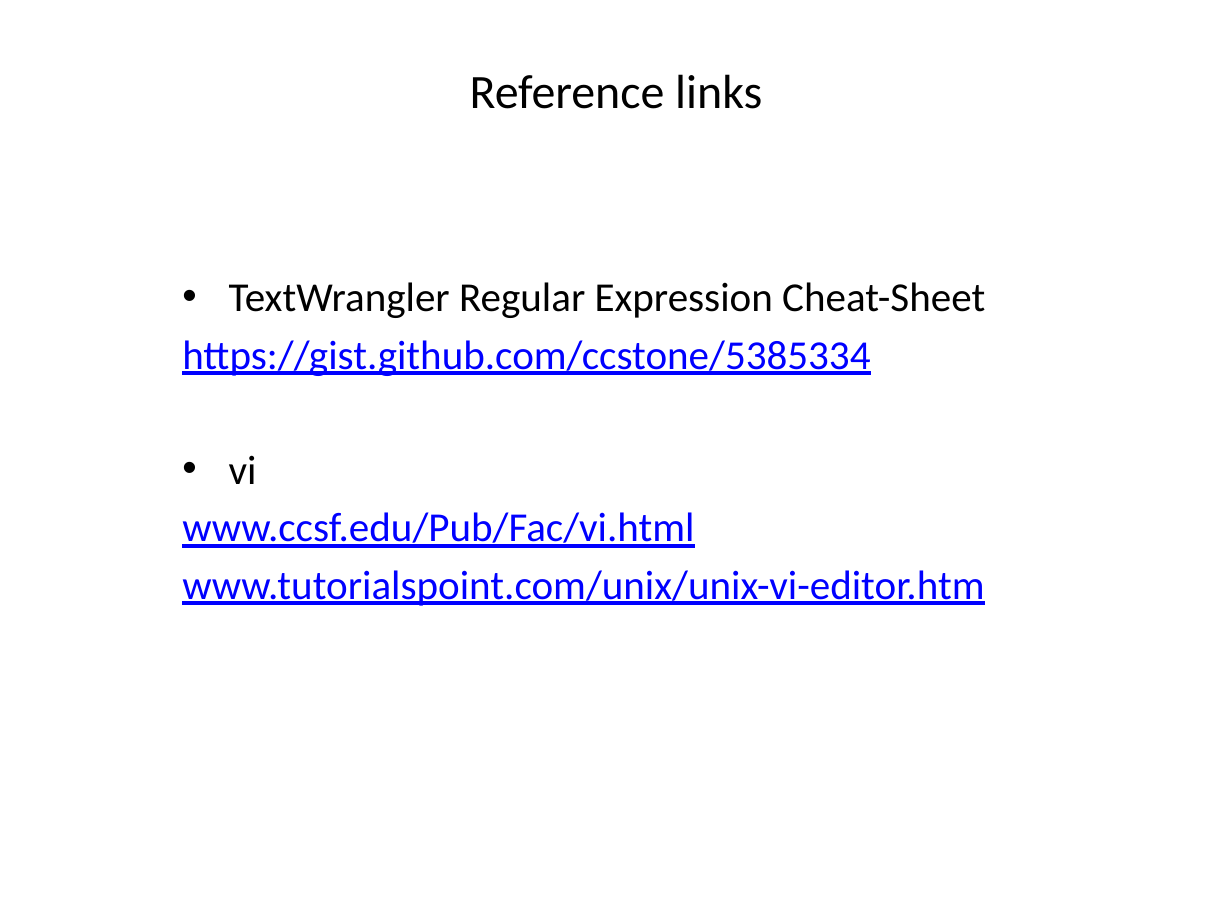
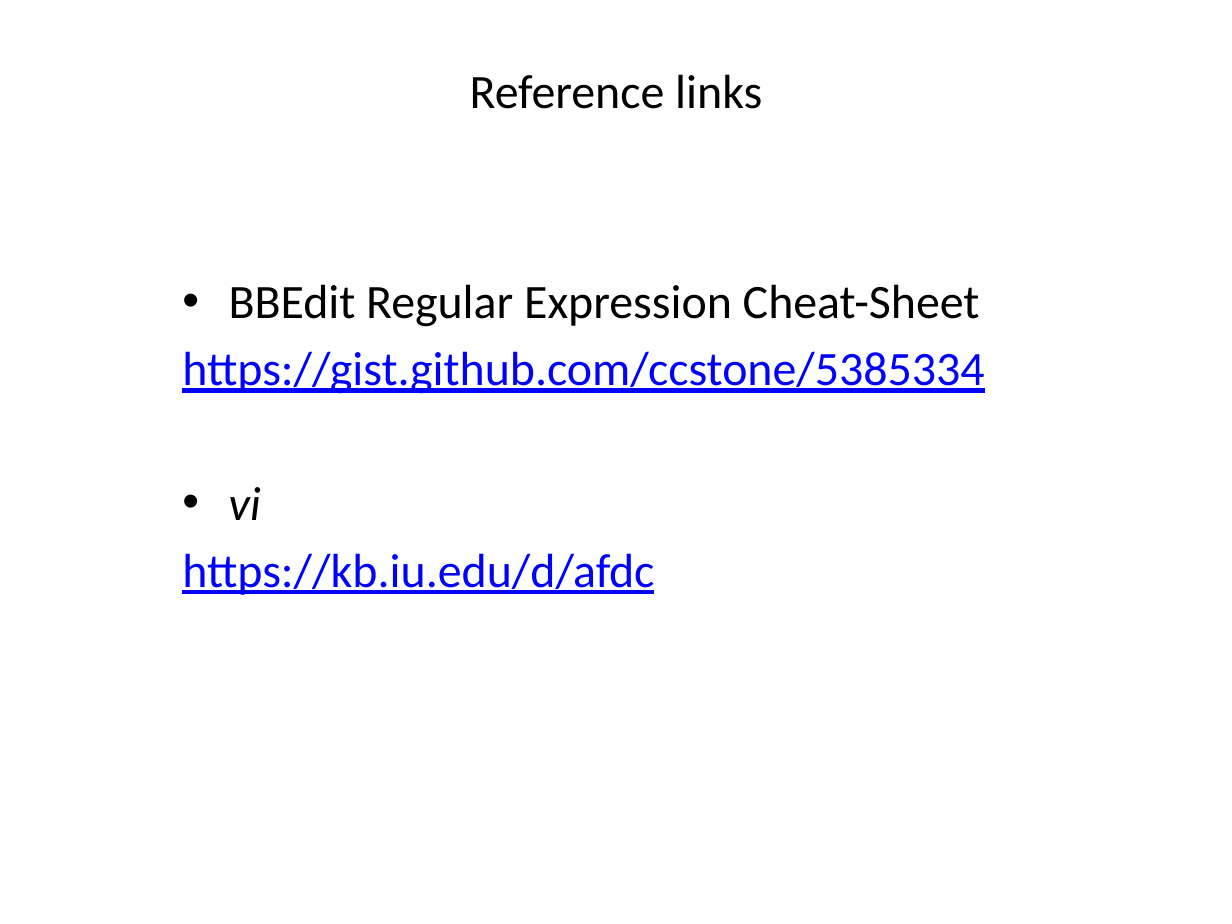
Before and after one commit to liu3zhenlab/teaching, a slide deck: slide 25 of PLPTH813Bioinformatis/2021/labs/lab01_Excel_regex_vi.pptx (slide 14 before the commit). Drawn at 1232x924 pixels with LibreOffice and Linux fonts; fonts in the diff are those of the drawing. Boxes give left, top, right and bottom in pixels: in the first picture for what was removed or moved away, otherwise in the second. Text is boxed around its words. In the diff, an @@ line names an element or a change of style, - is before the commit and + after.

```diff
--- a/PLPTH813Bioinformatis/2021/labs/lab01_Excel_regex_vi.pptx
+++ b/PLPTH813Bioinformatis/2021/labs/lab01_Excel_regex_vi.pptx
@@ text at (229, 284, 980, 327): text changed; size 24 to 28 pt @@
-• TextWrangler Regular Expression Cheat-Sheet
+• BBEdit Regular Expression Cheat-Sheet
@@ text at (182, 351, 984, 520): size 24 to 28 pt in "https://gist.github.com/ccstone/5385334", "vi"; italic on in "vi" @@
@@ text at (182, 553, 654, 595): text changed; size 24 to 28 pt @@
-www.ccsf.edu/Pub/Fac/vi.html
-www.tutorialspoint.com/unix/unix-vi-editor.htm
+https://kb.iu.edu/d/afdc
```
Also in this commit, not shown: 5 other slides changed, 2 slides added, 2 other files.
